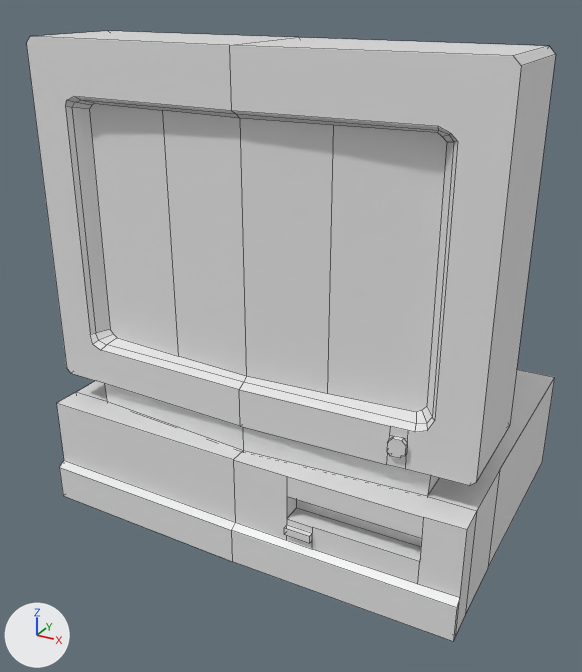
Before and after pictures for a commit that changed the FBX model Assets/Models/Monitor.fbx.
One viewpoint serves both versions: a 50 mm lens placed at (17.2, -28.0, 16.6), pointed at (-0.5, 4.3, 0.5). Lighting does not change. The marker at lower left points along +X, +Y and +Z. Mesh edges are drawn as thin lines.

Before the edit, the objects in view are built like this:
```python
me_cube = bpy.data.meshes.new('Cube')
me_cube.from_pydata(...)  # 126 vertices, 94 faces; spans x -10.7..10.7, y -1.4..14.1, z -3.1..14.5
me_cube.materials.append(mat_material)  # white #e7e7e7
me_cube_001 = bpy.data.meshes.new('Cube.001')
me_cube_001.from_pydata(...)  # 59 vertices, 45 faces; spans x -10.8..10.8, y -2.4..13.4, z -10.0..-4.6
me_cube_001.materials.append(mat_material)  # white #e7e7e7
ob_monitor = bpy.data.objects.new('Monitor', me_cube)
ob_monitor.location = (0.0, 0.0, 0.0)
ob_monitor_stand = bpy.data.objects.new('Monitor Stand', me_cube_001)
ob_monitor_stand.location = (0.0, 0.0, 1.58)
```
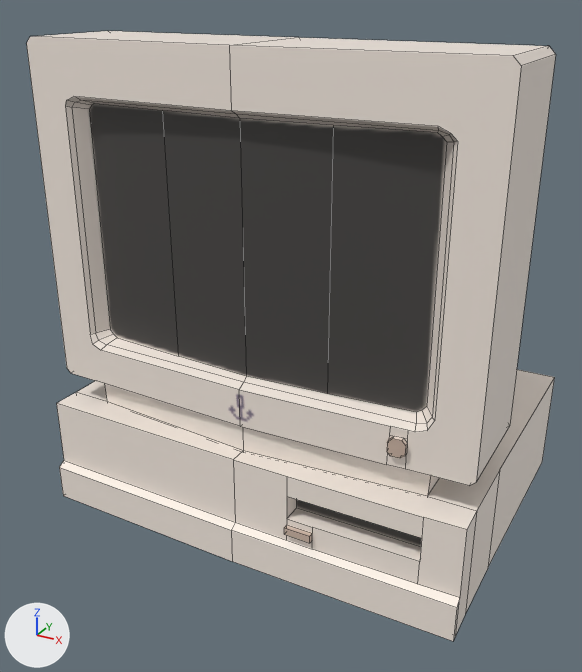
Boxes [x1, y1, x2, y2] around the edits, measured in the pictures (582 x 672 px):
'Monitor', recoloured
    both: [26, 31, 554, 496]
'Monitor Stand', recoloured
    both: [56, 369, 554, 641]

The change, as a list of edits to the scene's bpy script:
```text
Add img_monitorbottomtexture_png:
    img_monitorbottomtexture_png = load_image('MonitorBottomTexture.png', '../Textures/MonitorBottomTexture.png', 512, 512, 'sRGB')
Add img_monitortoptexture_png:
    img_monitortoptexture_png = load_image('MonitorTopTexture.png', '../Textures/MonitorTopTexture.png', 512, 512, 'sRGB')
Add mat_monitorbottom:
    mat_monitorbottom = principled_material('MonitorBottom')
    mat_monitorbottom.texture = img_monitorbottomtexture_png
Add mat_monitortop:
    mat_monitortop = principled_material('MonitorTop')
    mat_monitortop.texture = img_monitortoptexture_png
    mat_monitortop.roughness = 0.4
Change me_cube:
    where me_cube.from_pydata(...)  # 126 vertices, 94 faces; spans x -10.7..10.7, y -1.4..14.1, z -3.1..14.5
    remove me_cube.materials.append(mat_material)  # white #e7e7e7
    add me_cube.materials.append(mat_monitortop)  # picture img_monitortoptexture_png
Change me_cube_001:
    where me_cube_001.from_pydata(...)  # 59 vertices, 45 faces; spans x -10.8..10.8, y -2.4..13.4, z -10.0..-4.6
    remove me_cube_001.materials.append(mat_material)  # white #e7e7e7
    add me_cube_001.materials.append(mat_monitorbottom)  # picture img_monitorbottomtexture_png
```
